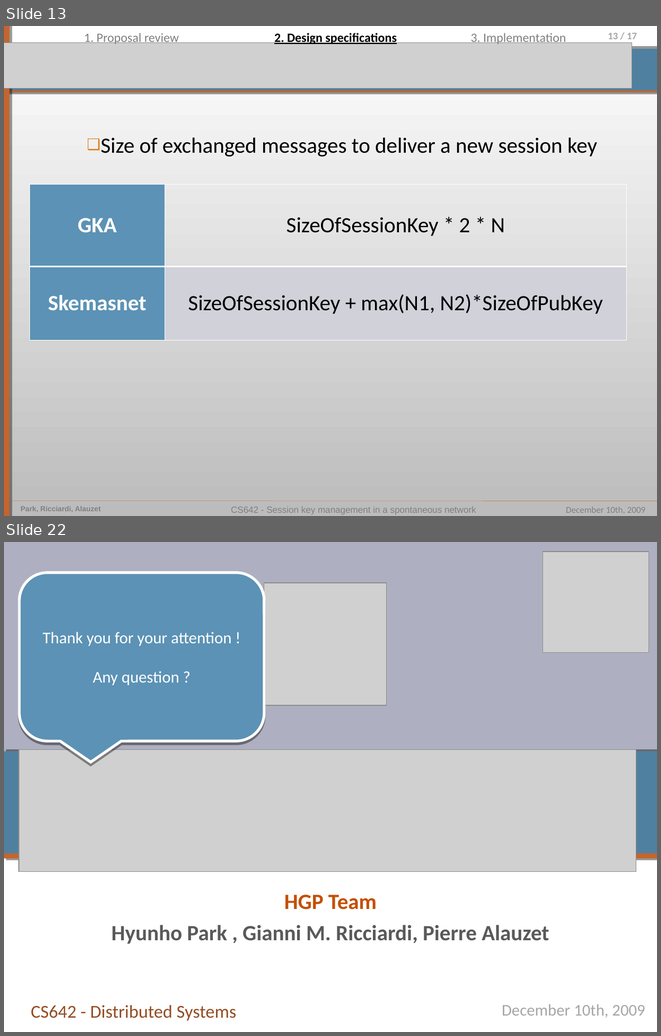
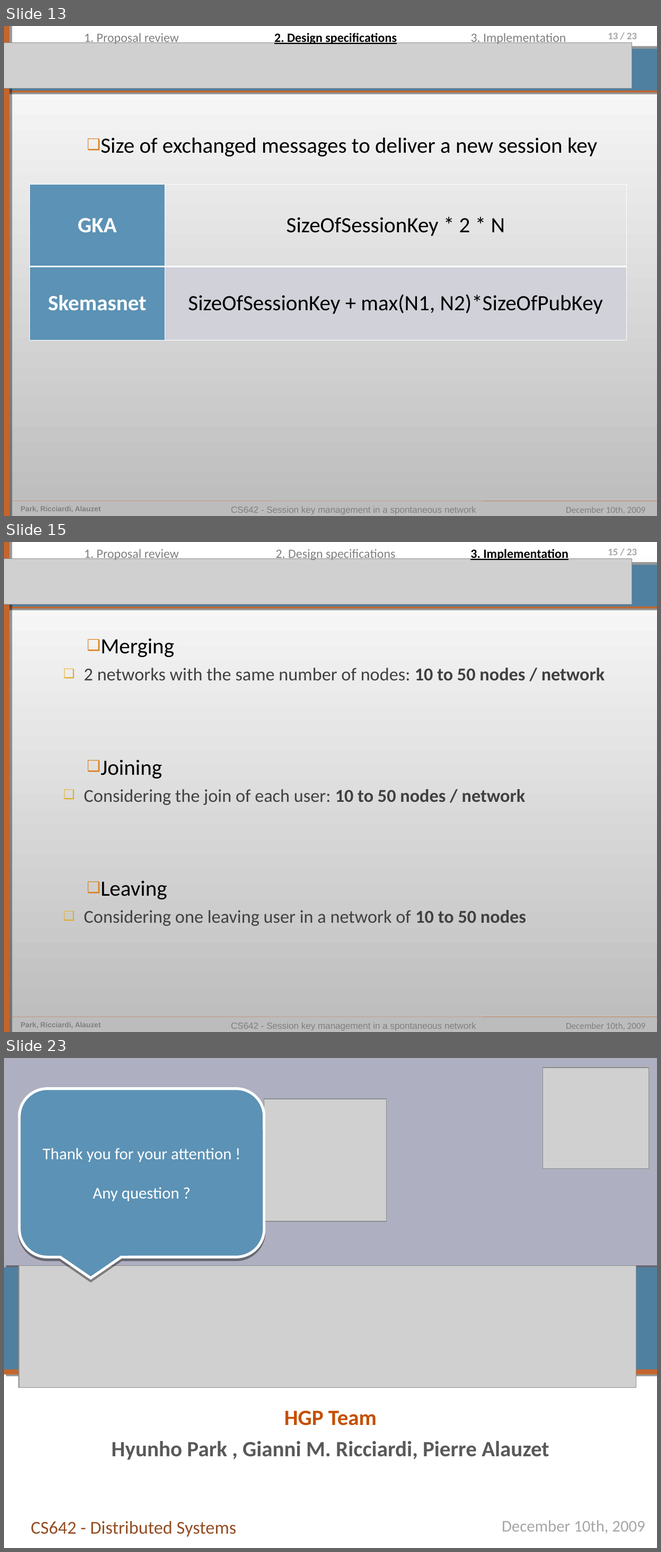
Before and after one commit to pierrealauzet/skemasnet, a slide deck: 4_implementation/CS642_Skemasnet_implementation.ppt. Shown one above the other, each under a label of ours: slides 13 and 22 before the commit, slides 13, 15 and 23 after it; the slides between them are not shown. The pictures are 661x1036 and 661x1552 pixels, drawn with LibreOffice and Linux fonts; fonts in the diff are those of the drawing; grey boxes stand for pictures. Boxes give left, top, right and bottom in pixels: in the first picture for what was removed or moved away, otherwise in the second. Text is boxed around its words. In the diff, an @@ line names an element or a change of style, - is before the commit and + after.

```diff
--- a/4_implementation/CS642_Skemasnet_implementation.ppt
+++ b/4_implementation/CS642_Skemasnet_implementation.ppt
@@ slide 15 added at <box>4,542,657,1032</box>, background gradient #BCBCBC to #FFFFFF; not listed: 9 template elements that a slide beside it also shows @@
@@ text added at <box>84,549,179,561</box>, 14 pt, text #7F7F7F @@
+1. Proposal review
@@ text added at <box>276,549,395,561</box>, 14 pt, text #7F7F7F @@
+2. Design specifications
@@ text added at <box>470,549,568,561</box>, 14 pt, text #000000, bold, underline @@
+3. Implementation
@@ picture added at <box>4,558,632,604</box> @@
@@ text added at <box>84,638,604,926</box>, 20 pt, text #404040 @@
+❑ Merging
+  ❑ 2 networks with the same number of nodes: 10 to 50 nodes / network
+❑ Joining
+  ❑ Considering the join of each user: 10 to 50 nodes / network
+❑ Leaving
+  ❑ Considering one leaving user in a network of 10 to 50 nodes
@@ page number at <box>608,33,637,39</box>: text changed @@
-13 / 17
+13 / 23
@@ what was slide 22 is now slide 23 @@
```
Also in this commit, not shown: 5 slides changed, 7 other slides added, 7 slides removed, 1 other file.
